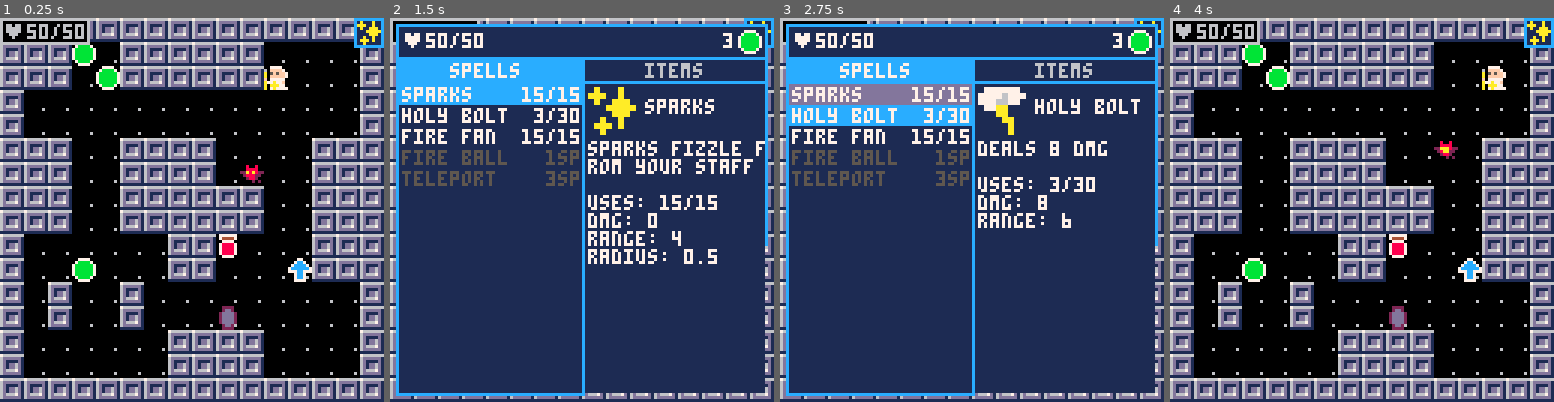
Above: before the commit, frames 1-4 (left to right).
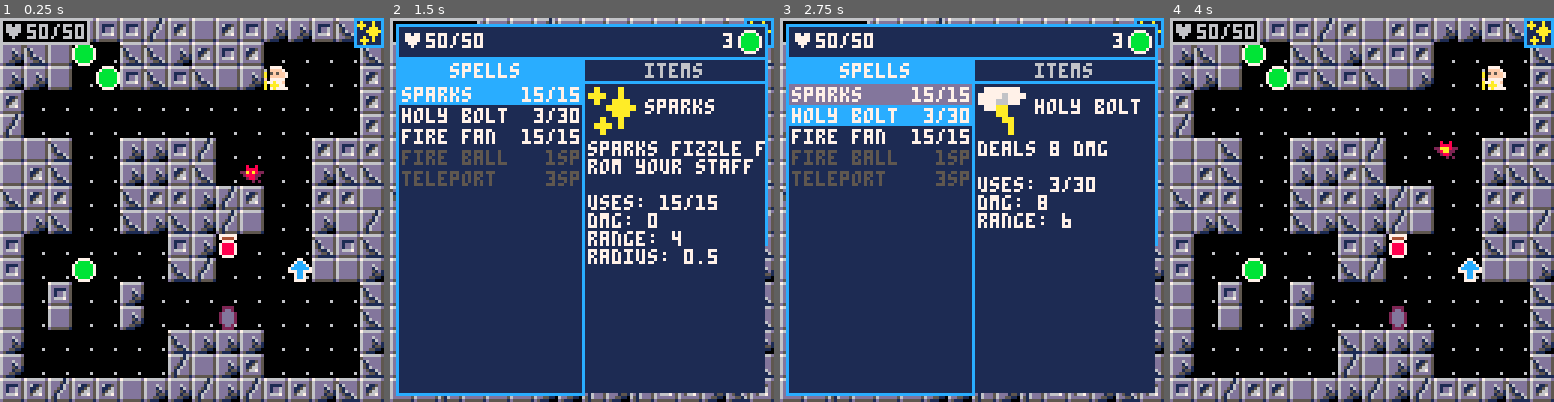
Above: after the commit, the same moments.

Repository: caudilci/pico-wiz
Game: PICO-8 cartridge wiz.p8
Two runs of this game, one before a commit and one after it. Both use one fixed random seed, a clock stepped at 60 frames per second and the inputs below.
Inputs:
- Up to frame 1 (0.25 s): no input
- Up to frame 2 (1.5 s): tap O (Z key) at 0.33, 0.7, 1.43 s; tap X (X key) at 1.07 s
- Up to frame 3 (2.75 s): hold Left 1.97-2.37 s; tap X (X key) at 2.07, 2.4, 2.73 s; tap O (Z key) at 2.22 s; hold Down from 2.42 s (still down)
- Up to frame 4 (4 s): release Down at 2.82 s; hold Right 2.87-3.53 s; tap X (X key) at 3.07, 3.4, 3.73 s; tap O (Z key) at 3.1, 3.98 s; hold Up from 3.58 s (still down)

The runs differ from the first frame. In frame 1, 19% of the frame differs, in the area x 0-100%, y 0-100%; in frame 2, 2.3%; in frame 3, 2.3%; in frame 4, 19%.

Commit message:
add random walls

Diff:
--- a/wiz.p8
+++ b/wiz.p8
@@ -6,7 +6,7 @@
 	frame = 0
 	gamestates = {"standby","turn","collide","menu","cast"}
 	gamestate = gamestates[1]
-	walls = {0}
+	walls = {16, 17, 18, 19, 20, 22}
 
 	dirx={-1,1,0,0,1,1,-1,-1}
 	diry={0,0,-1,1,-1,1,1,-1}
@@ -1191,7 +1191,7 @@
 				local color = sget(x,y)
 				local current = rooms[#rooms]
 				if (color == 5) then
-					add(current[#current], 1)
+					add(current[#current], rnd(walls))
 				elseif (color == 7) then
 					add(current[#current], 2)
 				end
@@ -1218,10 +1218,10 @@
 		end
 	end
 	for i=0,15 do
-		mset(i,0, 1)
-		mset(0,i,1)
-		mset(i,15, 1)
-		mset(15,i,1)
+		mset(i,0, rnd(walls))
+		mset(0,i,rnd(walls))
+		mset(i,15, rnd(walls))
+		mset(15,i,rnd(walls))
 	end
 end
 
@@ -1387,14 +1387,14 @@
 007007006d6667d100000000cccccccccdccccd1bbbbbbbbbdbbbbd1333333330000000000000000000000000000000000000000000000000000000000000000
 000000006dddddd100000060cccccccccdddddd1bbbbbbbbbdddddd1333333330000000000000000000000000000000000000000000000000000000000000000
 000000001111111100000000cccccccc11111111bbbbbbbb11111111333333330000000000000000000000000000000000000000000000000000000000000000
-00000000000000000000000000000000000000000000000000000000000000000000000000000000000000000000000000000000000000000000000000000000
-00000000000000000000000000000000000000000000000000000000000000000000000000000000000000000000000000000000000000000000000000000000
-00000000000000000000000000000000000000000000000000000000000000000000000000000000000000000000000000000000000000000000000000000000
-00000000000000000000000000000000000000000000000000000000000000000000000000000000000000000000000000000000000000000000000000000000
-00000000000000000000000000000000000000000000000000000000000000000000000000000000000000000000000000000000000000000000000000000000
-00000000000000000000000000000000000000000000000000000000000000000000000000000000000000000000000000000000000000000000000000000000
-00000000000000000000000000000000000000000000000000000000000000000000000000000000000000000000000000000000000000000000000000000000
-00000000000000000000000000000000000000000000000000000000000000000000000000000000000000000000000000000000000000000000000000000000
+7666666d7666666d7666666d7666616d7666666d7665666d7666666d6dddddd60000000000000000000000000000000000000000000000000000000000000000
+6dddddd56dddddd56dddddd56ddd51655dddddd56dd1ddd56dddddd5d6dddd650000000000000000000000000000000000000000000000000000000000000000
+6d1111d56dddddd56ddd6dd56ddd16d5616dddd56d516dd56d6115d5dd6666550000000000000000000000000000000000000000000000000000000000000000
+6d1dd6d56dddddd56ddd16d56dd516d5651dddd56d1016d56d1156d5dd6666550000000000000000000000000000000000000000000000000000000000000000
+6d1dd6d56dddddd56ddd51d16d516dd56516ddd5651001d56d1566d5dd6666550000000000000000000000000000000000000000000000000000000000000000
+6d6667d56dddddd56ddd15516d16ddd56d5116d5610001656d5667d5dd6666550000000000000000000000000000000000000000000000000000000000000000
+6dddddd56dddddd56dd551106516ddd56dd55165610000156dddddd5d15555d50000000000000000000000000000000000000000000000000000000000000000
+d5555551d5555551d5111000d5155551d511111110000001d55555511555555d0000000000000000000000000000000000000000000000000000000000000000
 00000000000000000000000000000000000000000000000000000000000000000000000000000000000000000000000000000000000000000000000000000000
 00000000000000000000000000000000000000000000000000000000000000000000000000000000000000000000000000000000000000000000000000000000
 00000000000000000000000000000000000000000000000000000000000000000000000000000000000000000000000000000000000000000000000000000000
@@ -1638,7 +1638,7 @@
 
 
 __gff__
-0001020001000100000000000000000000000000000000000000000000000000000000000000000000000000000000000404040400000000000000000000000000000000000000000000000000000000000000000000000000000000000000000000000000000000000000000000000000000000000000000000000000000000
+0001020001000100000000000000000001010101010101010000000000000000000000000000000000000000000000000404040400000000000000000000000000000000000000000000000000000000000000000000000000000000000000000000000000000000000000000000000000000000000000000000000000000000
 0000000000000000000000000000000000000000000000000000000000000000000000000000000000000000000000000000000000000000000000000000000000000000000000000000000000000000000000000000000000000000000000000000000000000000000000000000000000000000000000000000000000000000
 __map__
 0101010101010101010101010101010102020202020202020202020202020202020202020202020200000000000000000000000000000000000000000000000000000000000000000000000000000000000000000000000000000000000000000000000000000000000000000000000000000000000000000000000000000000
